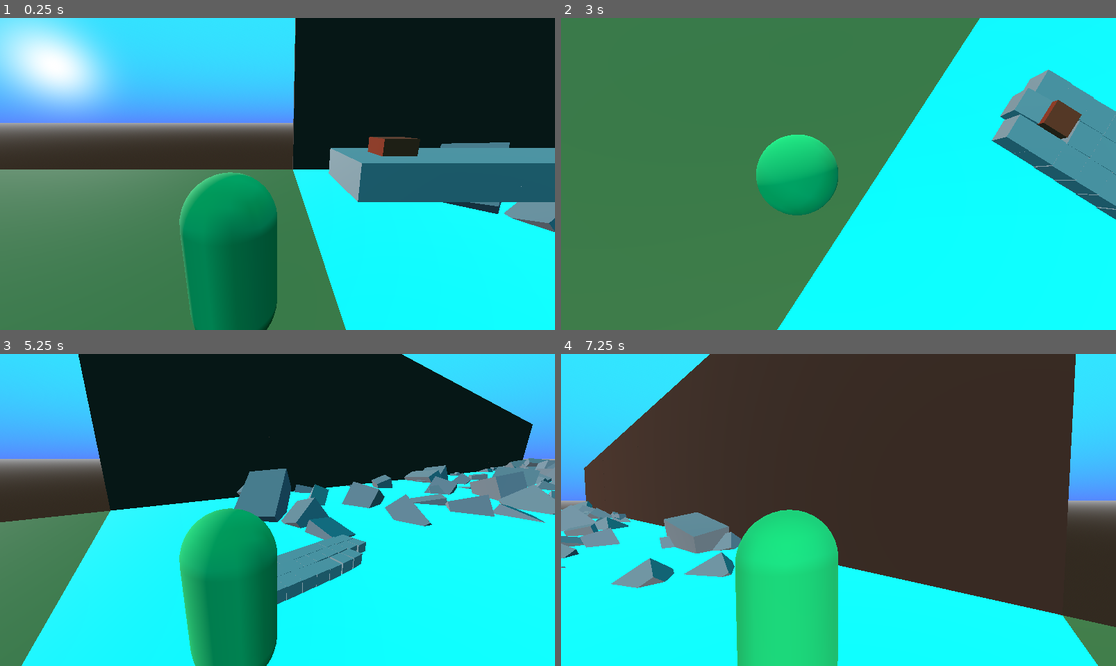
Above: before the commit, frames 1-4 (two rows, left to right).
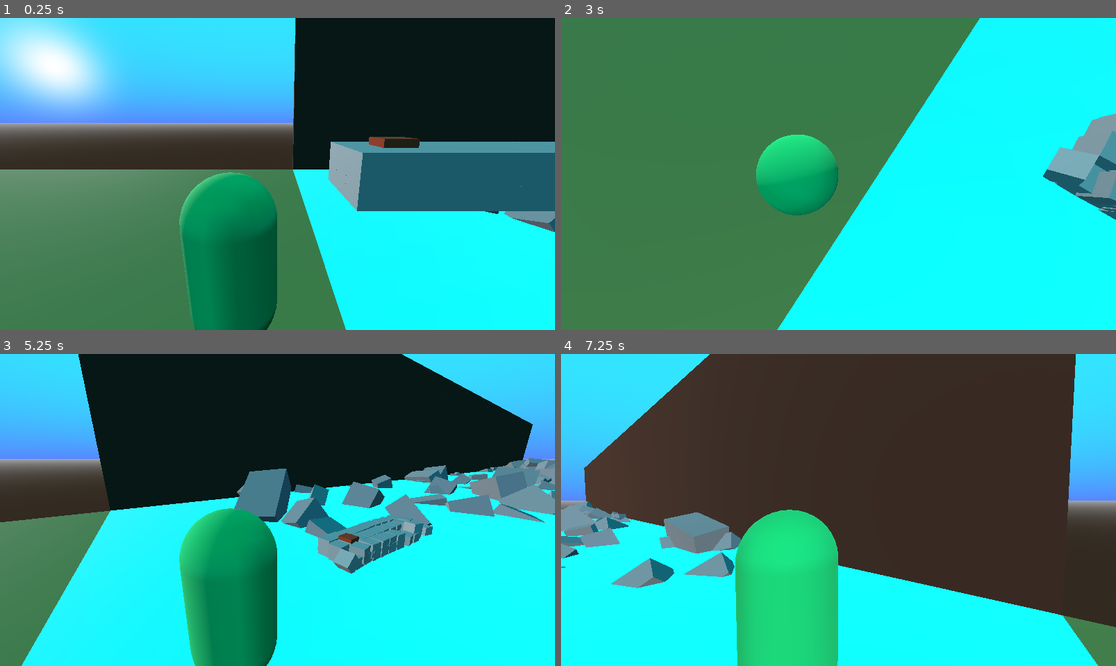
Above: after the commit, the same moments.

Repository: SpeedyJeevy/Build-a-Boat
Game: Godot game, scene res://Scenes/world_1.tscn
Two runs of this game, one before a commit and one after it. Both use one fixed random seed, a clock stepped at 60 frames per second and the inputs below.
Inputs (mouse positions are in pixels of both pictures, inside the frame that each line leads up to):
- Up to frame 1 (0.25 s): no input
- Up to frame 2 (3 s): tap Enter (ui_accept) at 0.5, 0.77, 1.52 s; move the mouse to (960, 158) at 0.52 s; hold Right (ui_right) 0.53-1.28 s; right-click (960, 158) at 0.6 s; move the mouse to (727, 189) at 1.27 s; hold Down (ui_down) 1.28-2.03 s; tap Ctrl (sprint) at 1.35, 2.85 s; move the mouse to (894, 105) at 2.02 s; hold Right (ui_right) 2.03-2.78 s; right-click (894, 105) at 2.1 s; move the mouse to (810, 236) at 2.77 s; hold Up (ui_up) from 2.78 s (still down)
- Up to frame 3 (5.25 s): tap Enter (ui_accept) at 3.02, 3.77, 4.52 s; move the mouse to (444, 556) at 3.52 s; release Up (ui_up) at 3.53 s; hold Left (ui_left) 3.53-5.03 s; right-click (444, 556) at 3.6 s; move the mouse to (111, 463) at 4.27 s; tap Ctrl (sprint) at 4.35 s; move the mouse to (305, 510) at 5.02 s; hold Down (ui_down) from 5.03 s (still down); right-click (305, 510) at 5.1 s
- Up to frame 4 (7.25 s): move the mouse to (755, 432) at 5.77 s; release Down (ui_down) at 5.78 s; hold Right (ui_right) 5.78-6.53 s; tap Ctrl (sprint) at 5.85 s; tap Enter (ui_accept) at 6.02, 6.77 s; move the mouse to (960, 494) at 6.52 s; hold Up (ui_up) from 6.53 s (still down); right-click (960, 494) at 6.6 s

The runs differ from the first frame. In frame 1, 3.0% of the frame differs, in the area x 59-100%, y 39-62%; in frame 2, 5.5%, in the area x 77-100%, y 16-65%; in frame 3, 3.3%; in frame 4, less than 0.1%.

Commit message:
fixes eg water from the other day

Diff:
--- a/Scenes/world_1.gd
+++ b/Scenes/world_1.gd
@@ -27,8 +27,13 @@
 
 	# Temporary Block adding
 	var x = -1
+	var y = 0
 	var z = 0
-	for i in range(30):
+	for i in range(60):
+		if i == 30:
+			x = -1
+			y = 0
+			z = 0
 		var newBlock = block.instantiate()
 		if i % 3 == 0:
 			x += 1
@@ -40,7 +45,7 @@
 			else:
 				z = 1
 
-		newBlock.position = Vector3(25 + x, 6.75, 0 + z)
+		newBlock.position = Vector3(25 + x, 6.75 - y, 0 + z)
 
 		add_child(newBlock)
 
--- a/Scripts/player.gd
+++ b/Scripts/player.gd
@@ -4,6 +4,7 @@
 @onready var CamRotation : Vector2 = Vector2(0.0, 0.0)
 @onready var sensitivity = 0.01
 @onready var inWater = false
+@onready var touchWater = 0
 @onready var hit = false
 
 # Going down the list...
@@ -62,9 +63,12 @@
 
 # Interact with water function
 func enterWater():
+	touchWater += 1
 	inWater = true
 func exitWater():
-	inWater = false
+	touchWater -= 1
+	if touchWater <= 0:
+		inWater = false
 
 # Hitting a damaging object function
 func hitObject():
--- a/Scripts/test_block.gd
+++ b/Scripts/test_block.gd
@@ -9,7 +9,8 @@
 
 @onready var hit = false
 @onready var inWater = false
-@onready var waterFlowVel = Vector3(2.0, 0.0, 0.0)
+@onready var touchWater = 0
+@onready var waterFlowVel = Vector3(4.0, 0.0, 0.0)
 
 # Called when the node enters the scene tree for the first time.
 func _ready() -> void:
@@ -32,10 +33,13 @@
 
 # Interact with water function
 func enterWater():
+	touchWater += 1
 	inWater = true
 func exitWater():
-	inWater = false
-	linear_velocity = Vector3.ZERO
+	touchWater -= 1
+	if touchWater <= 0:
+		inWater = false
+		linear_velocity = Vector3.ZERO
 
 # Hitting a damaging object function
 func hitObject():
--- a/Scripts/test_chair.gd
+++ b/Scripts/test_chair.gd
@@ -12,7 +12,8 @@
 
 @onready var hit = false
 @onready var inWater = false
-@onready var waterFlowVel = Vector3(2.0, 0.0, 0.0)
+@onready var touchWater = 0
+@onready var waterFlowVel = Vector3(4.0, 0.0, 0.0)
 
 # Called when the node enters the scene tree for the first time.
 func _ready() -> void:
@@ -55,10 +56,13 @@
 
 # Interact with water function
 func enterWater():
+	touchWater += 1
 	inWater = true
 func exitWater():
-	inWater = false
-	linear_velocity = Vector3.ZERO
+	touchWater -= 1
+	if touchWater <= 0:
+		inWater = false
+		linear_velocity = Vector3.ZERO
 
 # Hitting a damaging object function
 func hitObject():
